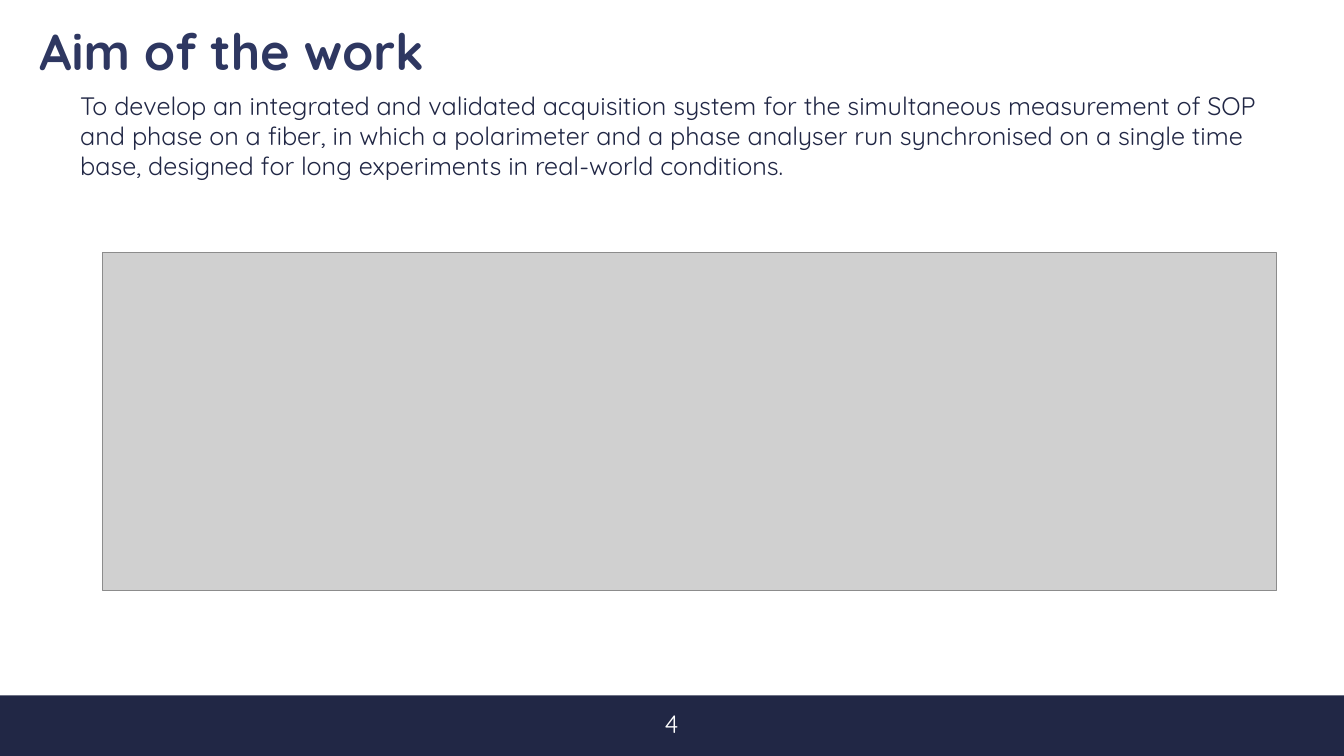
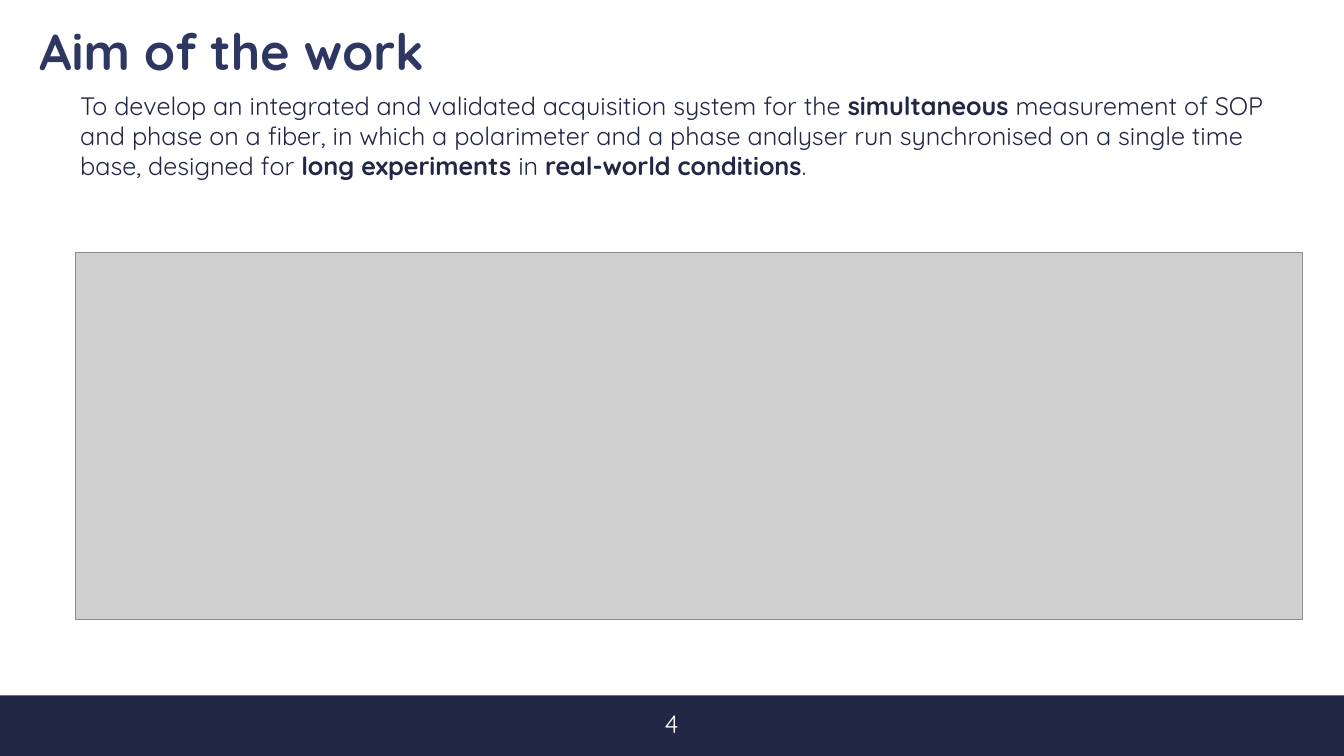
Before and after one commit to s347960/Presentazione, a slide deck: slide 4 of Discussione [Salvato automaticamente].pptx. Drawn at 1344x756 pixels with LibreOffice and Linux fonts; fonts in the diff are those of the drawing; grey boxes stand for pictures; background and template pictures are left out. Boxes give left, top, right and bottom in pixels: in the first picture for what was removed or moved away, otherwise in the second. Text is boxed around its words. In the diff, an @@ line names an element or a change of style, - is before the commit and + after.

```diff
--- a/Discussione [Salvato automaticamente].pptx
+++ b/Discussione [Salvato automaticamente].pptx
@@ text "To develop an integrated and ..." at (80,96,1263,180): bold on in "simultaneous long experiments real-world conditions." @@
@@ picture: place and size @@
-picture at (102,253,1276,591)
+picture at (76,253,1303,620)
```
Also in this commit, not shown: 6 other slides changed, 5 other files.
